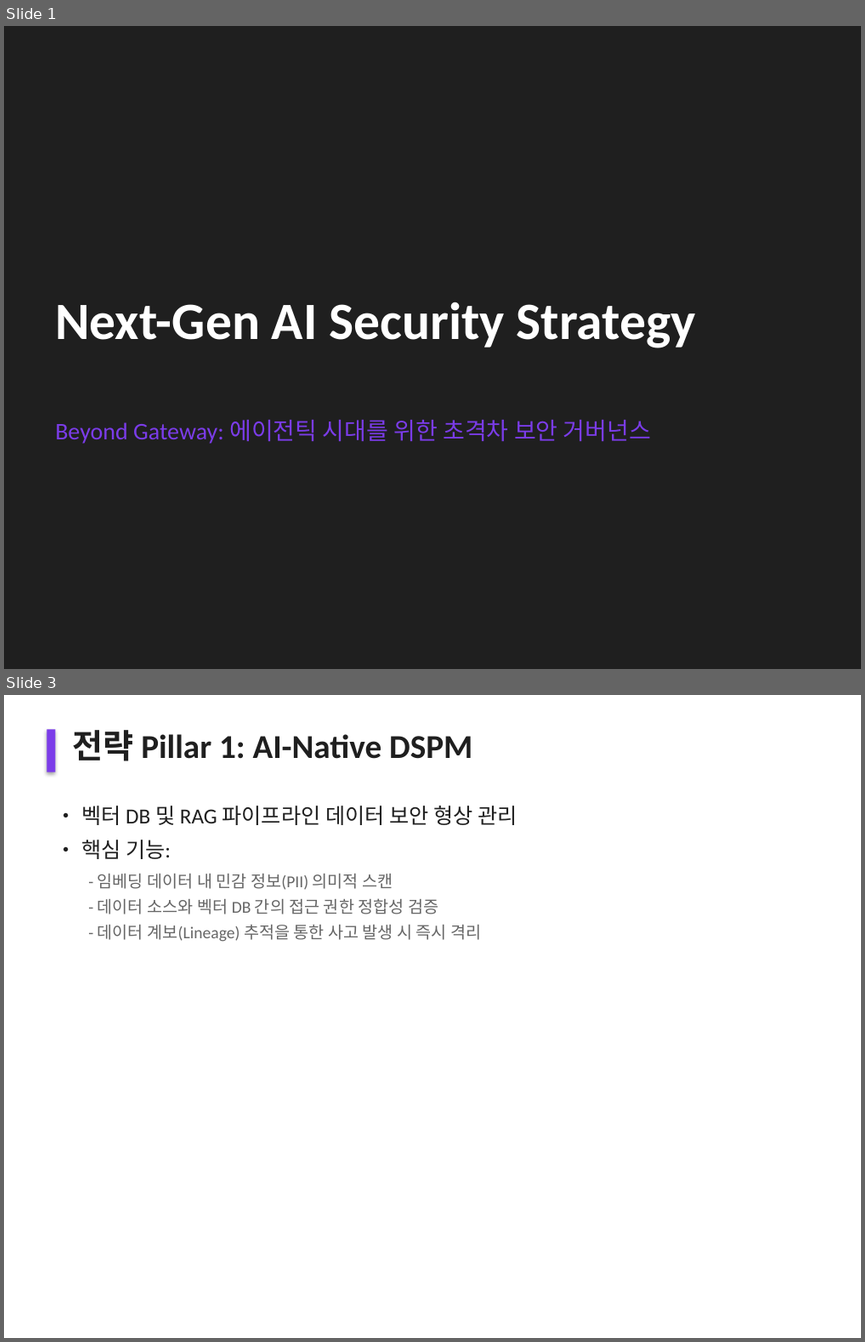
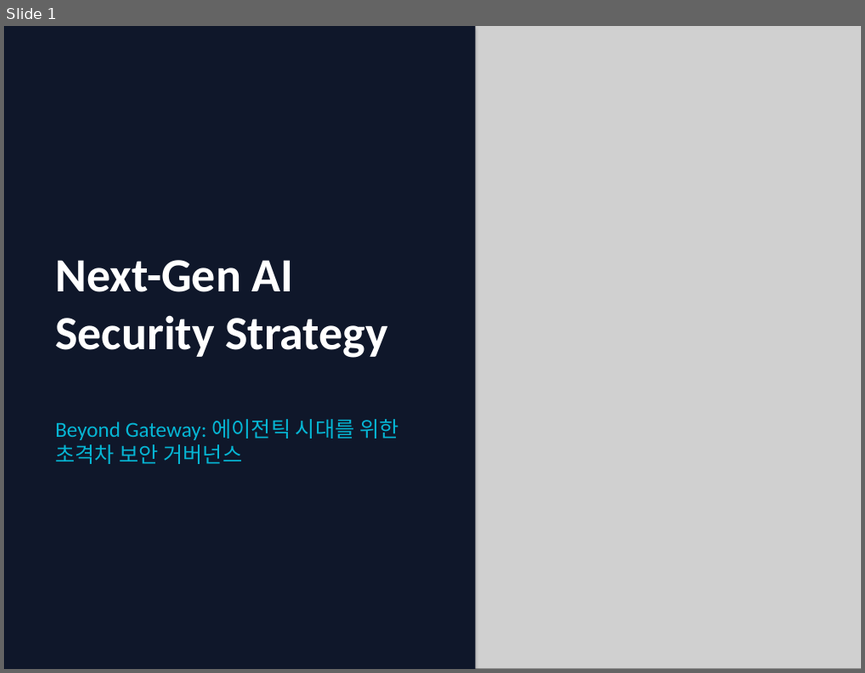
Before and after one commit to flyngcoq/ai_project, a slide deck: 40_Projects/Work/Safe_AI/Next_Gen_AI_Security_Strategy.pptx. Shown one above the other, each under a label of ours: slides 1 and 3 before the commit, slide 1 after it; the slides between them are not shown. The pictures are 865x1342 and 865x673 pixels, drawn with LibreOffice and Linux fonts; fonts in the diff are those of the drawing; grey boxes stand for pictures. Boxes give left, top, right and bottom in pixels: in the first picture for what was removed or moved away, otherwise in the second. Text is boxed around its words. In the diff, an @@ line names an element or a change of style, - is before the commit and + after.

```diff
--- a/40_Projects/Work/Safe_AI/Next_Gen_AI_Security_Strategy.pptx
+++ b/40_Projects/Work/Safe_AI/Next_Gen_AI_Security_Strategy.pptx
@@ slide 3 removed at box(4, 695, 861, 1338), background #FFFFFF @@
@@ rectangle removed at box(46, 729, 55, 772) @@
@@ text removed at box(72, 730, 472, 761) @@
-전략 Pillar 1: AI-Native DSPM
@@ text removed at box(81, 805, 517, 825) @@
-• 벡터 DB 및 RAG 파이프라인 데이터 보안 형상 관리
@@ text removed at box(81, 839, 171, 859) @@
-• 핵심 기능:
@@ text removed at box(98, 873, 392, 890) @@
-- 임베딩 데이터 내 민감 정보(PII) 의미적 스캔
@@ text removed at box(98, 898, 438, 914) @@
-- 데이터 소스와 벡터 DB 간의 접근 권한 정합성 검증
@@ text removed at box(98, 925, 481, 941) @@
-- 데이터 계보(Lineage) 추적을 통한 사고 발생 시 즉시 격리
@@ slide 1 changed as well @@
@@ background #1F1F1F to #0F172A @@
@@ rectangle added at box(4, 26, 475, 669), fill #0F172A @@
@@ picture added at box(432, 26, 861, 669) @@
@@ text "Next-Gen AI Security Strategy": place and size @@
-text "Next-Gen AI Security Strategy" at box(55, 301, 696, 348)
+text "Next-Gen AI Security Strategy" at box(55, 260, 387, 358)
@@ text "Next-Gen AI Security Strategy" at box(55, 260, 387, 358): size 44 to 40 pt @@
@@ text "Beyond Gateway: 에이전틱 시대를 위한 ..." at box(55, 419, 398, 464): size 20 to 18 pt, text colour #7B3CE9 to #06B6D4 @@
```
Also in this commit, not shown: 3 other slides changed, 8 slides added, 8 other slides removed, 1 other file.
